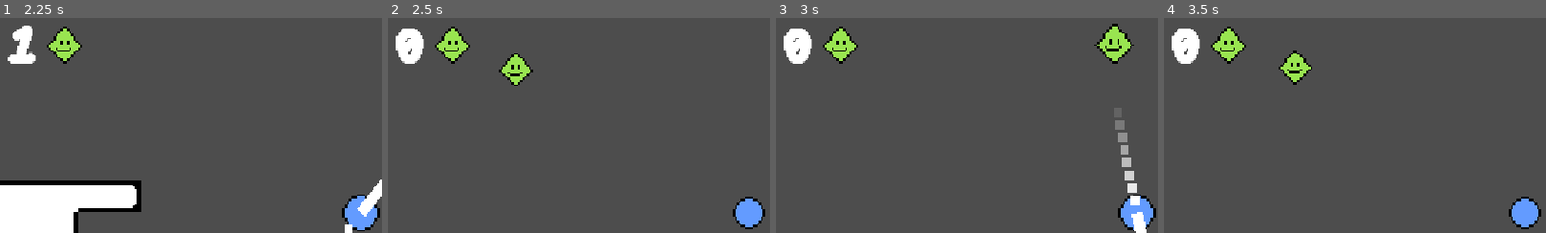
Above: before the commit, frames 1-4 (left to right).
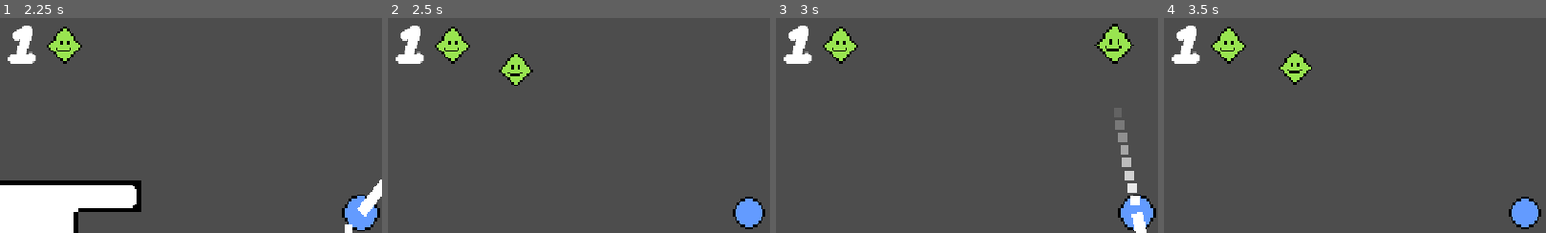
Above: after the commit, the same moments.

Repository: wuffgame/haven-gra
Game: Godot game, scene res://sceny/lvl_3.tscn
Two runs of this game, one before a commit and one after it. Both use one fixed random seed, a clock stepped at 60 frames per second and the inputs below. This scene is started directly instead of the project's main scene.
Inputs (mouse positions are % of the whole screen's width and height, from its top left):
- Up to frame 1 (2.25 s): move the mouse to (72, 45) at 0.52 s; click (72, 45) at 0.67 s; drag from (30, 55) to (50, 50) at 1.27 s; move the mouse to (60, 28) at 2.02 s; click (60, 28) at 2.17 s
- Up to frame 2 (2.5 s): no input
- Up to frame 3 (3 s): drag from (45, 70) to (66, 65) at 2.77 s
- Up to frame 4 (3.5 s): no input
The pictures show only the part of the screen within x 3-53%, y 5-55%; the shares and areas given below are measured in that part.

Frame 1 is identical in both runs. In frame 2, 0.6% of the frame differs, in the area x 2-10%, y 3-22%; in frame 3, 0.6%; in frame 4, 0.6%.

Commit message:
Naprawiono liczenie gemów

Diff:
--- a/skrypty/Global.gd
+++ b/skrypty/Global.gd
@@ -5,3 +5,4 @@
 @onready var max_moves = 0
 @onready var total_gems = 0
 @onready var lvl_number = 1
+@onready var collected_gems: int = 0
--- a/skrypty/gracz.gd
+++ b/skrypty/gracz.gd
@@ -18,7 +18,7 @@
 var dots: Array[ColorRect] = []
 
 var total_gems: int = 0 # ile w danym lvl
-var collected_gems: int = 0 # ile zebranych
+var collected_gems: int = Global.collected_gems # ile zebranych
 var max_moves: int = 0
 var current_moves: int = max_moves
 
@@ -160,6 +160,7 @@
 
 func update_gems() -> void:
 	gam_label.text = str(collected_gems)
+	Global.collected_gems = collected_gems
 	if collected_gems >= total_gems:
 		Global.lvl_number += 1
 		var _next_scene = "res://sceny/lvl_" + str(Global.lvl_number) + ".tscn"
